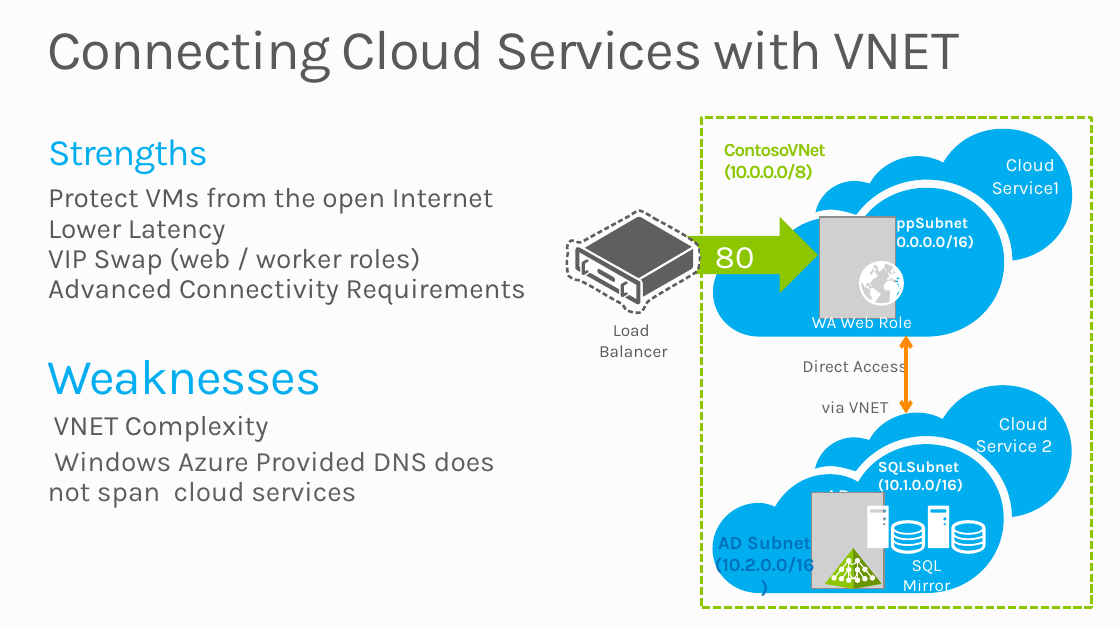
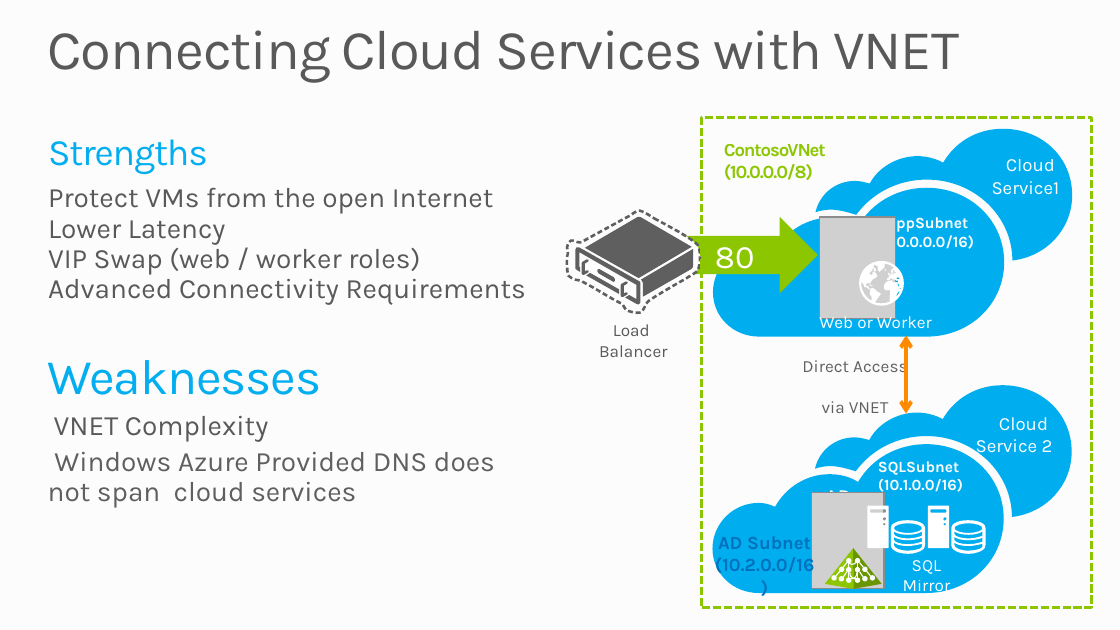
Before and after one commit to mwasham/WATK-Presentations, a slide deck: slide 47 of IaaSTechnicalOverview/IaaSTechnicalOverview.pptx. Drawn at 1120x630 pixels with LibreOffice and Linux fonts; fonts in the diff are those of the drawing; grey boxes stand for pictures; background and template pictures are left out. Boxes give left, top, right and bottom in pixels: in the first picture for what was removed or moved away, otherwise in the second. Text is boxed around its words. In the diff, an @@ line names an element or a change of style, - is before the commit and + after.

Commit message:
tweaked slide

```diff
--- a/IaaSTechnicalOverview/IaaSTechnicalOverview.pptx
+++ b/IaaSTechnicalOverview/IaaSTechnicalOverview.pptx
@@ text at bbox=[819, 313, 932, 333]: text changed @@
-WA Web Role
+Web or Worker
```
